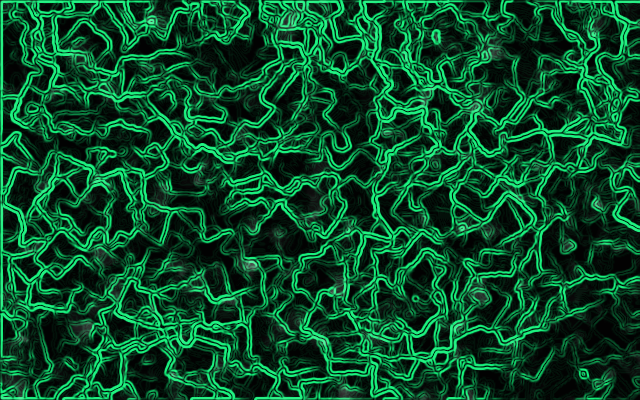
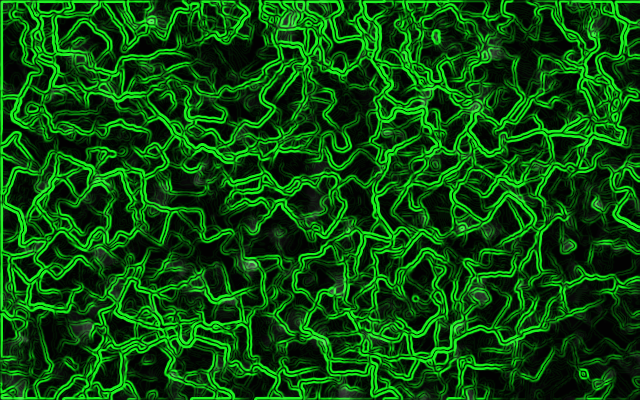
Layered file, before and after one edit (640 x 400). Changes by layer:
painted on "Lava Layer" over 0, 0, 640, 400
